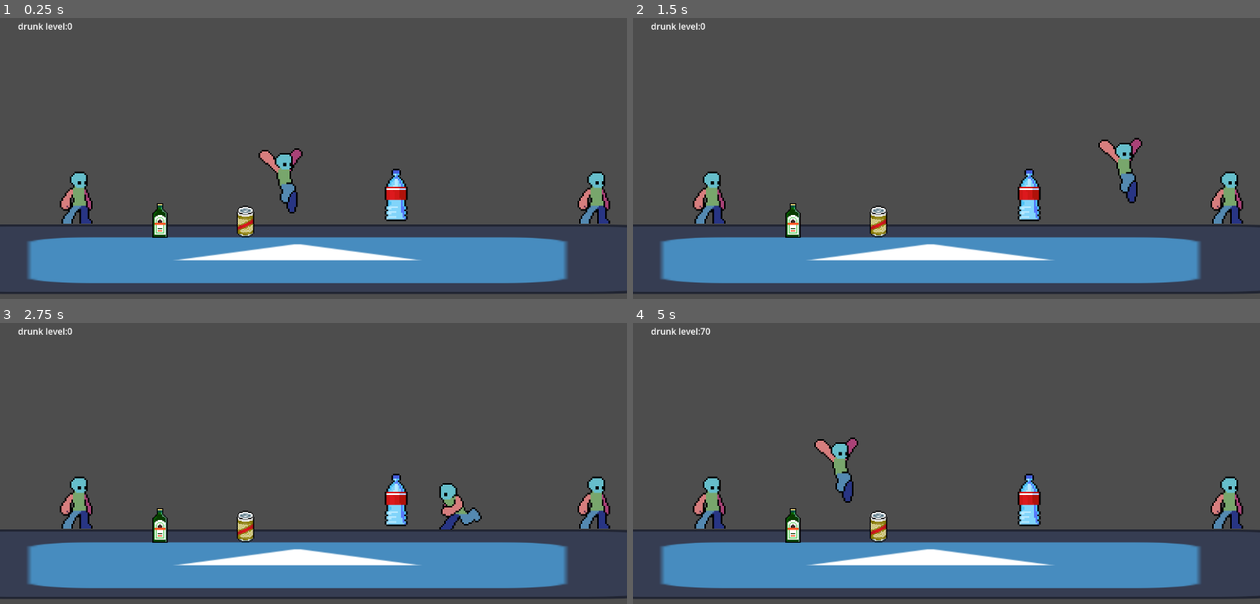
Above: before the commit, frames 1-4 (two rows, left to right).
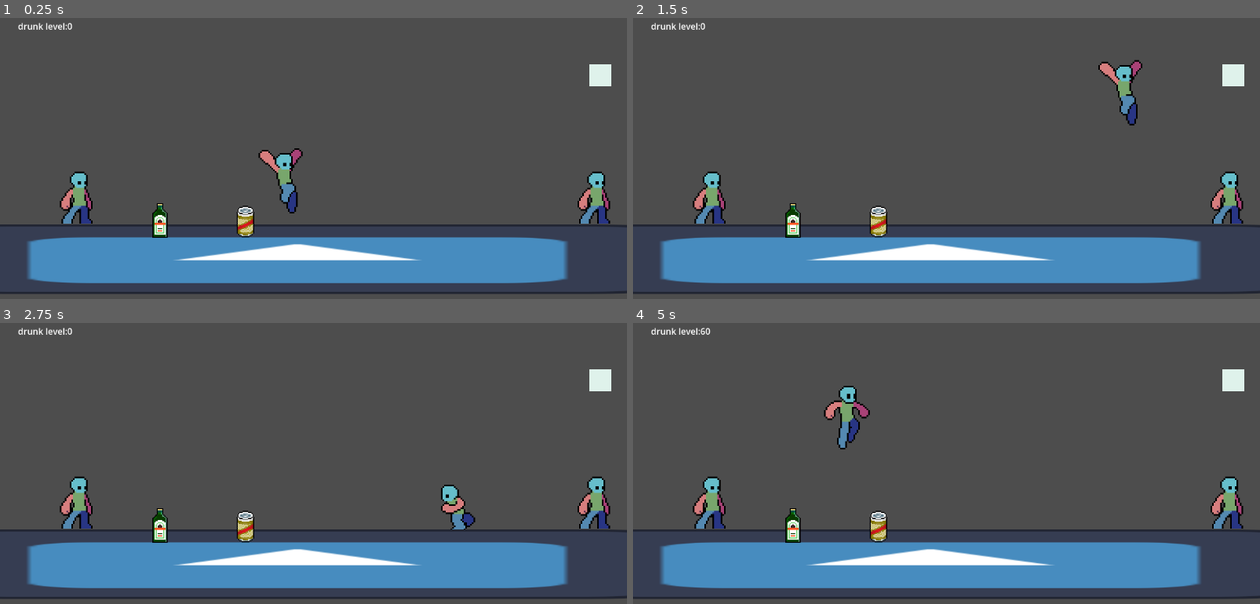
Above: after the commit, the same moments.

Repository: Nielskepielske/studentjam-2026
Game: Godot game, scene res://scenes/main_scene.tscn
The game is run twice, just before and just after one commit, with the same random seed, the same clock (stepped at 60 frames per second) and the same inputs. The engine's default icon, where the game draws it, is replaced by a stand-in: a white triangle on a blue panel in a dark square.
Inputs:
- Up to frame 1 (0.25 s): no input
- Up to frame 2 (1.5 s): hold D (move_right) from 0.53 s (still down); tap Space (jump) at 0.77 s
- Up to frame 3 (2.75 s): tap Space (jump) at 1.52 s; release D (move_right) at 2.03 s; hold A (move_left) from 2.03 s (still down)
- Up to frame 4 (5 s): tap Space (jump) at 3.02, 3.77, 4.52 s; release A (move_left) at 4.28 s; hold D (move_right) from 4.28 s (still down)

The runs differ from the first frame. In frame 1, 0.8% of the frame differs, in the area x 61-98%, y 16-73%; in frame 2, 2.3%; in frame 3, 1.3%; in frame 4, 2.3%, in the area x 10-98%, y 1-73%.

Commit message:
started inventory

Diff:
--- /dev/null
+++ b/resources/inventory/player_inventory.tres
@@ -0,0 +1,7 @@
+[gd_resource type="Resource" script_class="Inventory" format=3 uid="uid://dlmsfu5st6cuv"]
+
+[ext_resource type="Script" uid="uid://gbp0o4cftahf" path="res://scripts/items/inventory.gd" id="1_7getj"]
+
+[resource]
+script = ExtResource("1_7getj")
+metadata/_custom_type_script = "uid://gbp0o4cftahf"
--- /dev/null
+++ b/resources/inventory/water_inv.tres
@@ -0,0 +1,9 @@
+[gd_resource type="Resource" script_class="Inventory" format=3 uid="uid://cbpvkyauq5pev"]
+
+[ext_resource type="Resource" uid="uid://6qfdgxsyh7fc" path="res://resources/inventory/water_res.tres" id="1_gp7si"]
+[ext_resource type="Script" uid="uid://gbp0o4cftahf" path="res://scripts/items/inventory.gd" id="2_61i4i"]
+
+[resource]
+script = ExtResource("2_61i4i")
+item = ExtResource("1_gp7si")
+metadata/_custom_type_script = "uid://gbp0o4cftahf"
--- /dev/null
+++ b/resources/inventory/water_res.tres
@@ -0,0 +1,10 @@
+[gd_resource type="Resource" script_class="InvItem" format=3 uid="uid://6qfdgxsyh7fc"]
+
+[ext_resource type="Script" uid="uid://cbauwp0cxyau" path="res://scripts/items/item.gd" id="1_nqoyy"]
+[ext_resource type="Texture2D" uid="uid://cfkaiy43qnl88" path="res://assets/images/items/Water_Bottle.png" id="2_lrdrq"]
+
+[resource]
+script = ExtResource("1_nqoyy")
+name = "WaterBottle"
+texture = ExtResource("2_lrdrq")
+metadata/_custom_type_script = "uid://cbauwp0cxyau"
--- a/scenes/drinks/cara_bottle.tscn
+++ b/scenes/drinks/cara_bottle.tscn
@@ -1,6 +1,6 @@
 [gd_scene format=3 uid="uid://dymvdkikfa2pe"]
 
-[ext_resource type="Script" uid="uid://ofcahm8af1nu" path="res://scripts/cara_bottle.gd" id="1_egf2b"]
+[ext_resource type="Script" uid="uid://ofcahm8af1nu" path="res://scripts/drinks/cara_bottle.gd" id="1_egf2b"]
 [ext_resource type="Texture2D" uid="uid://e2pq33eutfow" path="res://assets/images/items/Cara_Pils.png" id="2_x8sww"]
 
 [sub_resource type="RectangleShape2D" id="RectangleShape2D_lnc1p"]
--- a/scenes/drinks/jager_bottle.tscn
+++ b/scenes/drinks/jager_bottle.tscn
@@ -1,6 +1,6 @@
 [gd_scene format=3 uid="uid://b7xm2by84earb"]
 
-[ext_resource type="Script" uid="uid://bw0o6onsqeem7" path="res://scripts/jager_bottle.gd" id="1_ewhqk"]
+[ext_resource type="Script" uid="uid://bw0o6onsqeem7" path="res://scripts/drinks/jager_bottle.gd" id="1_ewhqk"]
 [ext_resource type="Texture2D" uid="uid://bpfb52jb8uxoi" path="res://assets/images/items/Jagermeister.png" id="2_ewhqk"]
 
 [sub_resource type="RectangleShape2D" id="RectangleShape2D_lnc1p"]
--- a/scenes/items/water_bottle.tscn
+++ b/scenes/items/water_bottle.tscn
@@ -1,6 +1,7 @@
 [gd_scene format=3 uid="uid://3484i3w2v6u3"]
 
-[ext_resource type="Script" uid="uid://ccaa0c3t2dvub" path="res://scripts/water_bottle.gd" id="1_bkd3t"]
+[ext_resource type="Script" uid="uid://ccaa0c3t2dvub" path="res://scripts/items/water_bottle.gd" id="1_bkd3t"]
+[ext_resource type="Resource" uid="uid://cbpvkyauq5pev" path="res://resources/inventory/water_inv.tres" id="2_hogj7"]
 [ext_resource type="Texture2D" uid="uid://cfkaiy43qnl88" path="res://assets/images/items/Water_Bottle.png" id="2_xb6wx"]
 
 [sub_resource type="RectangleShape2D" id="RectangleShape2D_lnc1p"]
@@ -8,6 +9,7 @@
 
 [node name="WaterBottle" type="Area2D" unique_id=1037889664]
 script = ExtResource("1_bkd3t")
+item = ExtResource("2_hogj7")
 
 [node name="Sprite2D" type="Sprite2D" parent="." unique_id=1825244962]
 texture_filter = 1
--- a/scenes/main_scene.tscn
+++ b/scenes/main_scene.tscn
@@ -9,6 +9,7 @@
 [ext_resource type="PackedScene" uid="uid://b7xm2by84earb" path="res://scenes/drinks/jager_bottle.tscn" id="7_c16ls"]
 [ext_resource type="PackedScene" uid="uid://3484i3w2v6u3" path="res://scenes/items/water_bottle.tscn" id="8_18nlu"]
 [ext_resource type="PackedScene" uid="uid://dymvdkikfa2pe" path="res://scenes/drinks/cara_bottle.tscn" id="8_c1pb6"]
+[ext_resource type="PackedScene" uid="uid://bevkoel8ae88l" path="res://ui/inventory_slot.tscn" id="10_6wevv"]
 
 [sub_resource type="RectangleShape2D" id="RectangleShape2D_7ykc4"]
 size = Vector2(286, 126)
@@ -63,4 +64,11 @@
 [node name="Items" type="Node2D" parent="." unique_id=493709459]
 
 [node name="WaterBottle" parent="Items" unique_id=805629971 instance=ExtResource("8_18nlu")]
+visible = false
 position = Vector2(728, 347)
+
+[node name="InventorySlot" parent="." unique_id=1918016296 instance=ExtResource("10_6wevv")]
+offset_left = 1083.0
+offset_top = 107.0
+offset_right = 1083.0
+offset_bottom = 107.0
--- a/scenes/player.tscn
+++ b/scenes/player.tscn
@@ -1,9 +1,10 @@
 [gd_scene format=3 uid="uid://dnbqxbixj3sqm"]
 
 [ext_resource type="Texture2D" uid="uid://d0icrndl8msr1" path="res://assets/images/player/male_hero_template-idle.png" id="1_3vyb7"]
-[ext_resource type="Script" uid="uid://coa0ivtsybymw" path="res://scripts/player.gd" id="1_qhqgy"]
+[ext_resource type="Script" uid="uid://coa0ivtsybymw" path="res://scripts/player/player.gd" id="1_qhqgy"]
 [ext_resource type="Texture2D" uid="uid://du67gn607wjcm" path="res://assets/images/player/male_hero_template-run.png" id="2_g2els"]
 [ext_resource type="Texture2D" uid="uid://ba4txo17rv11y" path="res://assets/images/player/male_hero_template-fall_loop.png" id="2_qlg0r"]
+[ext_resource type="Resource" uid="uid://dlmsfu5st6cuv" path="res://resources/inventory/player_inventory.tres" id="2_tuyoq"]
 [ext_resource type="Texture2D" uid="uid://kjolvhijjkio" path="res://assets/images/player/male_hero_template-jump.png" id="4_tuyoq"]
 
 [sub_resource type="AtlasTexture" id="AtlasTexture_a38lo"]
@@ -224,6 +225,7 @@
 [node name="Player" type="CharacterBody2D" unique_id=119751248]
 scale = Vector2(3, 3)
 script = ExtResource("1_qhqgy")
+inventory = ExtResource("2_tuyoq")
 
 [node name="AnimatedSprite2D" type="AnimatedSprite2D" parent="." unique_id=326393493]
 texture_filter = 1
--- a/scripts/globals.gd
+++ b/scripts/globals.gd
@@ -2,9 +2,11 @@
 
 var DRUNK = 0
 const MAX_VELOCITY = 400.0
-const MAX_JUMP_VELOCITY = 400.0
+const MAX_JUMP_VELOCITY = 600.0
 var CURRENT_ACCELERATION = 20.0
 
 func add_to_drunk_state(alcohol :int) -> void:
-	if DRUNK < 100:
-		DRUNK = min(100, DRUNK + alcohol)
+	DRUNK = min(100, DRUNK + alcohol)
+
+func remove_from_drunk_with_water():
+	DRUNK = max(0, DRUNK - 20)
--- /dev/null
+++ b/scripts/items/inventory.gd
@@ -0,0 +1,4 @@
+class_name Inventory
+extends Resource
+
+@export var item : InvItem
--- a/scripts/water_bottle.gd
+++ b/scripts/items/inventory_ui.gd
@@ -1,6 +1,4 @@
-extends Area2D
-
-signal player_hit_drink
+extends Control
 
 # Called when the node enters the scene tree for the first time.
 func _ready() -> void:
@@ -8,9 +6,5 @@
 
 
 # Called every frame. 'delta' is the elapsed time since the previous frame.
-func _process(delta: float) -> void:
+func _process(_delta: float) -> void:
 	pass
-
-func _on_body_entered(body: Node2D) -> void:
-	if body.name == "Player":
-		emit_signal("player_hit_drink", body, -10)
--- /dev/null
+++ b/scripts/items/item.gd
@@ -0,0 +1,6 @@
+extends Resource
+
+class_name InvItem
+
+@export var name : String = ""
+@export var texture : Texture2D
--- /dev/null
+++ b/scripts/items/water_bottle.gd
@@ -0,0 +1,18 @@
+extends Area2D
+
+signal player_hit_drink
+
+@export var item : Inventory
+
+# Called when the node enters the scene tree for the first time.
+func _ready() -> void:
+	pass # Replace with function body.
+
+
+# Called every frame. 'delta' is the elapsed time since the previous frame.
+func _process(delta: float) -> void:
+	pass
+
+func _on_body_entered(body: Node2D) -> void:
+	if body.name == "Player":
+		emit_signal("player_hit_drink", body, -10)
--- a/scripts/player.gd
+++ b/scripts/player/player.gd
@@ -1,6 +1,8 @@
 extends CharacterBody2D
 
 @onready var animated_sprite_2d: AnimatedSprite2D = $AnimatedSprite2D
+
+@export var inventory: Inventory
 
 func _physics_process(delta: float) -> void:
 	set_animation()
--- /dev/null
+++ b/ui/inventory_slot.tscn
@@ -0,0 +1,18 @@
+[gd_scene format=3 uid="uid://bevkoel8ae88l"]
+
+[ext_resource type="Script" uid="uid://dws5vlitnbayo" path="res://scripts/items/inventory_ui.gd" id="1_d1f1n"]
+
+[node name="InventorySlot" type="Control" unique_id=1918016296]
+layout_mode = 3
+anchors_preset = 15
+anchor_right = 1.0
+anchor_bottom = 1.0
+grow_horizontal = 2
+grow_vertical = 2
+script = ExtResource("1_d1f1n")
+
+[node name="ColorRect" type="ColorRect" parent="." unique_id=1549212275]
+layout_mode = 0
+offset_right = 40.0
+offset_bottom = 40.0
+color = Color(0.874367, 0.94913024, 0.91989213, 1)
Renamed: scripts/cara_bottle.gd -> scripts/drinks/cara_bottle.gd
Renamed: scripts/cara_bottle.gd.uid -> scripts/drinks/cara_bottle.gd.uid
Renamed: scripts/jager_bottle.gd -> scripts/drinks/jager_bottle.gd
Renamed: scripts/jager_bottle.gd.uid -> scripts/drinks/jager_bottle.gd.uid
Not shown, added: scripts/items/inventory.gd.uid
Not shown, added: scripts/items/inventory_ui.gd.uid
Not shown, added: scripts/items/item.gd.uid
Renamed: scripts/water_bottle.gd.uid -> scripts/items/water_bottle.gd.uid
Renamed: scripts/player.gd.uid -> scripts/player/player.gd.uid
